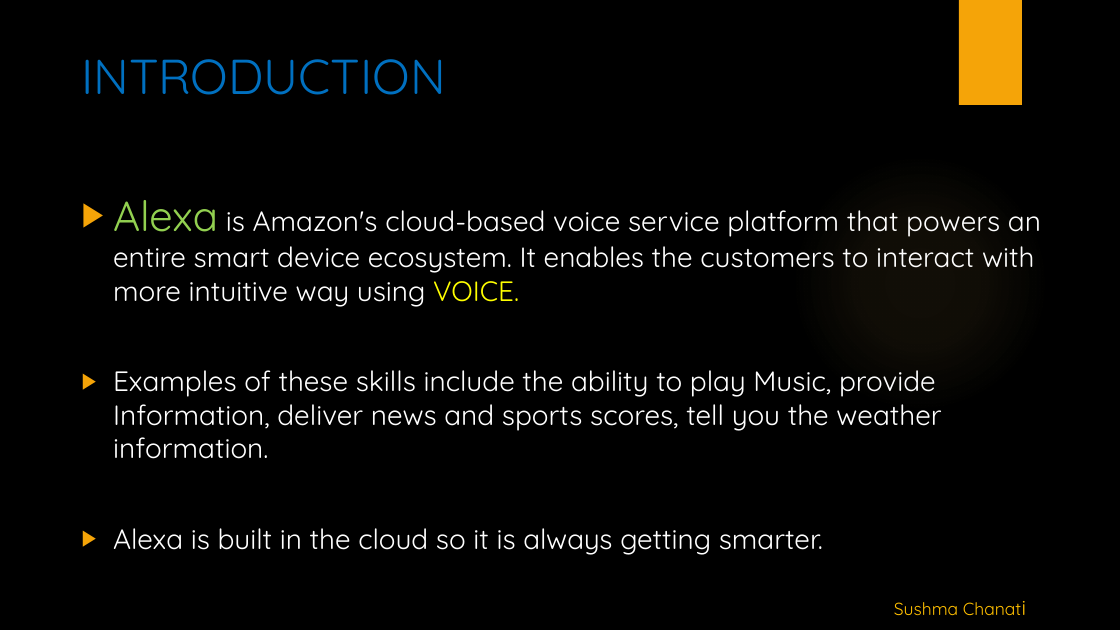
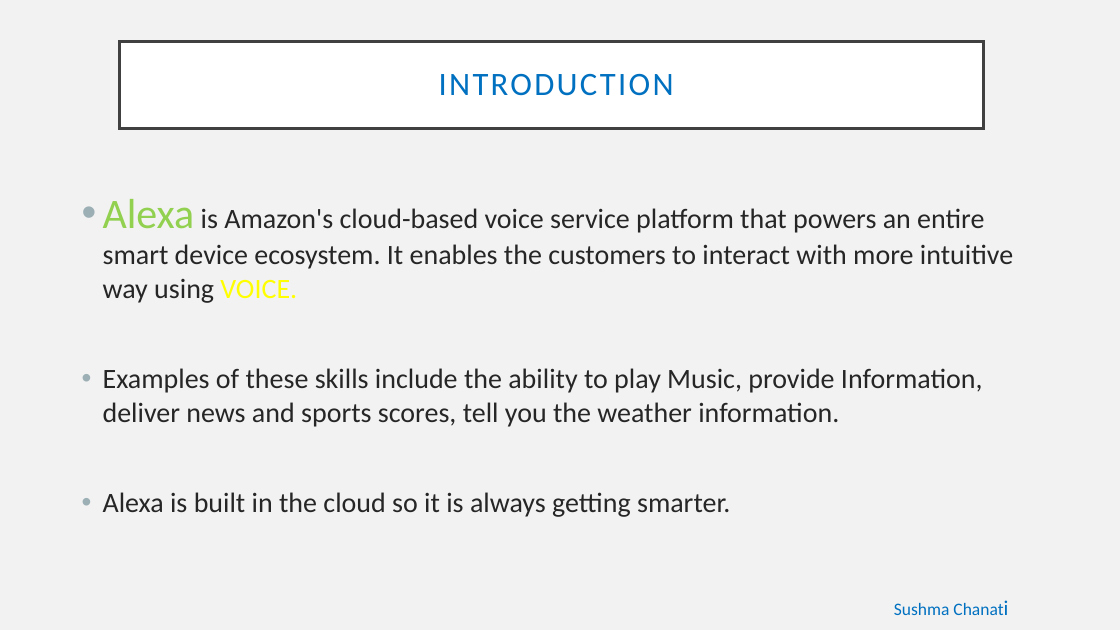
Before and after one commit to alekhyajaddu/alexa-project, a slide deck: slide 4 of Alexa ppt.pptx. Drawn at 1120x630 pixels with LibreOffice and Linux fonts; fonts in the diff are those of the drawing; background and template pictures are left out. Boxes give left, top, right and bottom in pixels: in the first picture for what was removed or moved away, otherwise in the second. Text is boxed around its words. In the diff, an @@ line names an element or a change of style, - is before the commit and + after.

```diff
--- a/Alexa ppt.pptx
+++ b/Alexa ppt.pptx
@@ background picture (left out) to #F2F2F2 @@
@@ rectangle removed at (959,0,1022,105) @@
@@ title "INTRODUCTION": place and size @@
-title "INTRODUCTION" at (81,59,446,95)
+title "INTRODUCTION" at (119,42,984,129)
@@ title "INTRODUCTION" at (119,42,984,129): size 42 to 28 pt, font Quicksand to Calibri, letter spacing 0 to 2 pt; alignment left to centre; line spacing 1 to 0.9; vertical alignment top to middle; fill none to #FFFFFF; outline none to #404040 2.5 pt @@
@@ text "Alexa is Amazon's cloud-based voice ..." at (103,199,1013,517): font Quicksand to Calibri, text colour #FFFFFF to #262626; bullet ▶ to •; bullet colour #F5A408 to #9BAFB5 @@
@@ ellipse removed at (791,154,1049,413) @@
@@ text "Sushma Chanati" at (894,603,950,615): font Quicksand to Calibri, text colour #FFC000 to #0070C0 @@
```
Also in this commit, not shown: 18 other slides changed.
